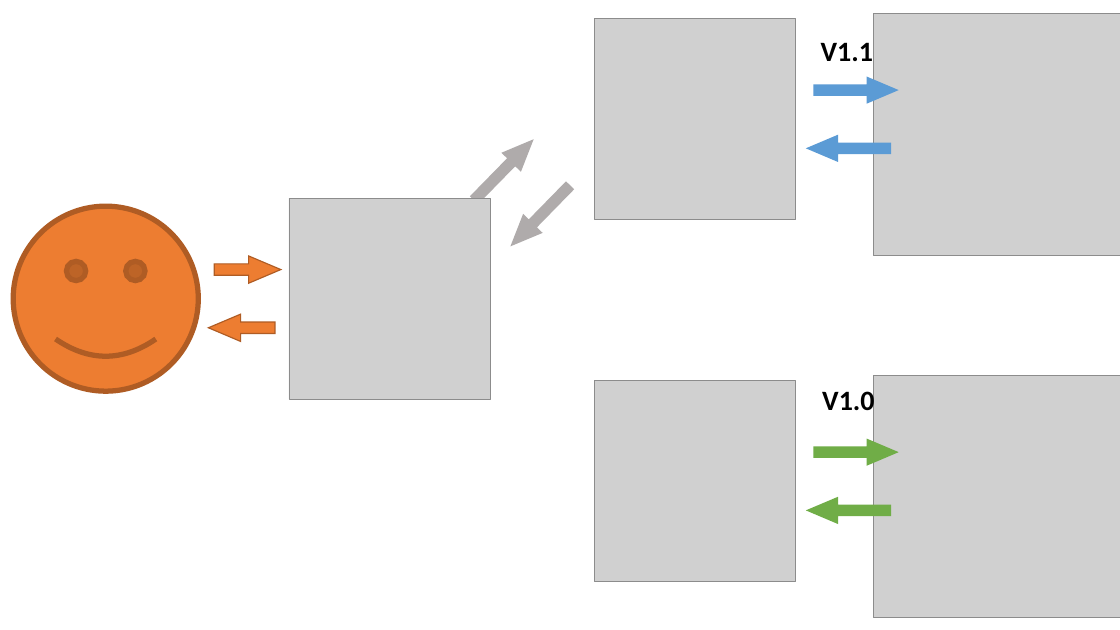
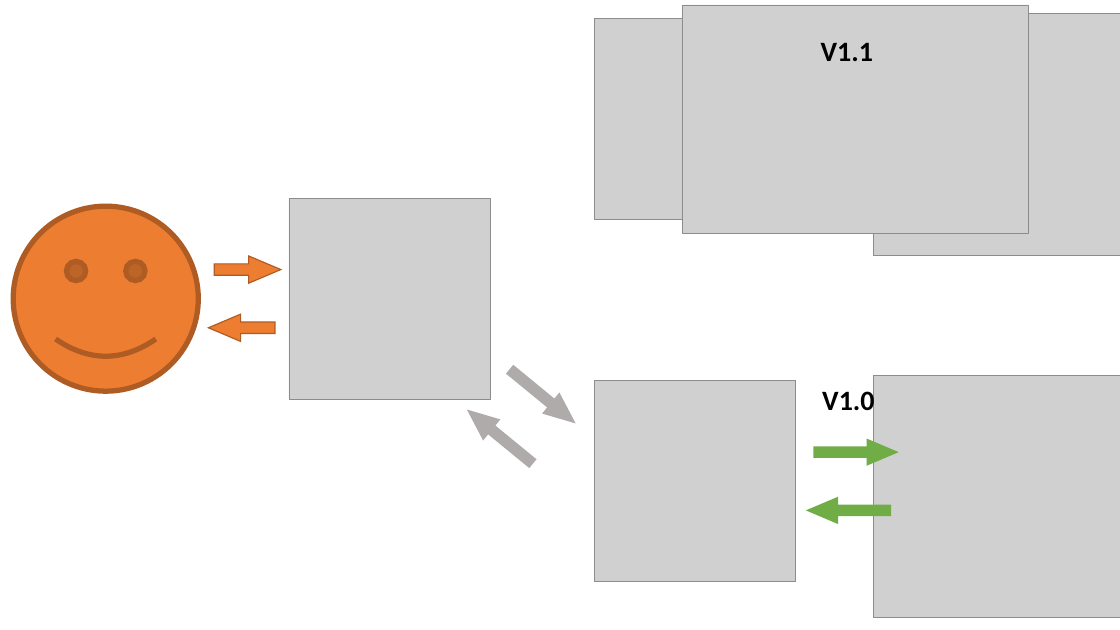
Before and after one commit to yotammanor/bluegreenbooks, a slide deck: slide 13 of PyWebIL - App Based Blue Green Migrations With Django.pptx (slide 16 before the commit). Drawn at 1120x630 pixels with LibreOffice and Linux fonts; fonts in the diff are those of the drawing; grey boxes stand for pictures. Boxes give left, top, right and bottom in pixels: in the first picture for what was removed or moved away, otherwise in the second. Text is boxed around its words. In the diff, an @@ line names an element or a change of style, - is before the commit and + after.

```diff
--- a/PyWebIL - App Based Blue Green Migrations With Django.pptx
+++ b/PyWebIL - App Based Blue Green Migrations With Django.pptx
@@ picture added at box(682, 5, 1028, 234) @@
@@ right arrow removed at box(813, 76, 899, 103) @@
@@ right arrow removed at box(806, 134, 891, 161) @@
@@ right arrow at box(501, 359, 584, 434): rotation 314 to 39 degrees @@
@@ right arrow at box(458, 399, 542, 474): rotation 314 to 39 degrees @@
```
Also in this commit, not shown: 29 other slides changed, 5 slides added, 3 slides removed.
